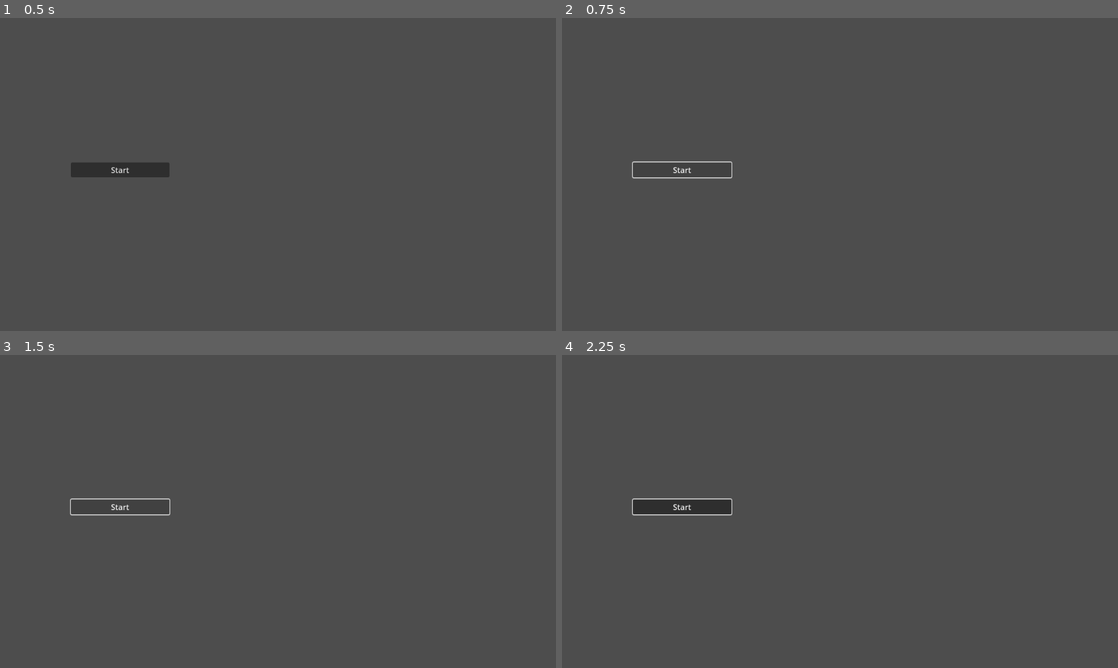
Above: before the commit, frames 1-4 (two rows, left to right).
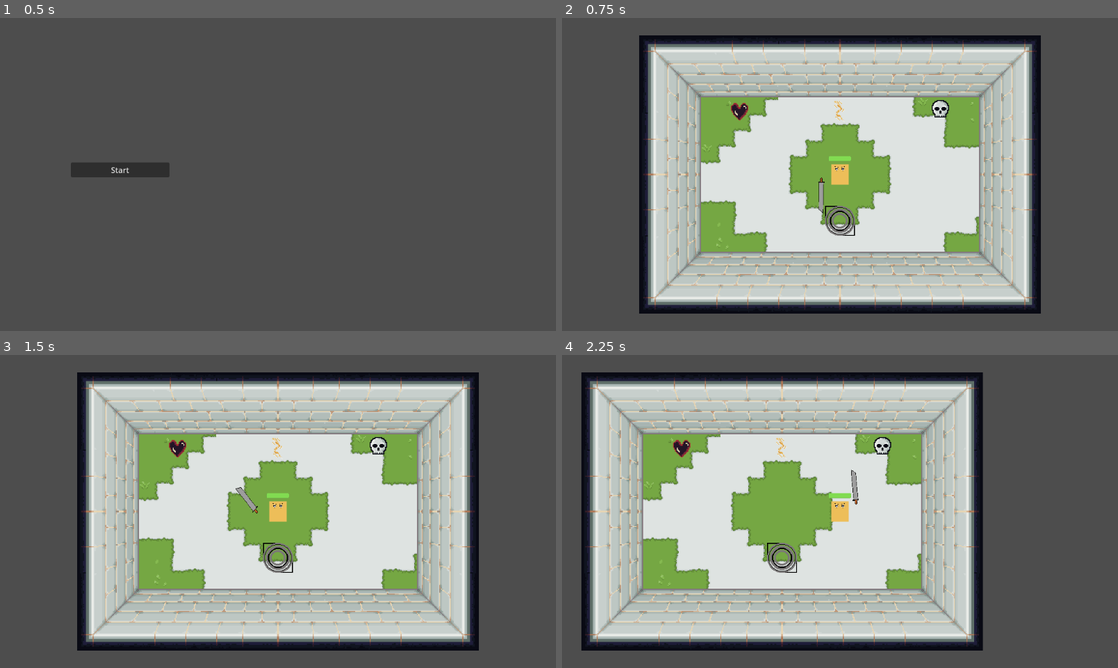
Above: after the commit, the same moments.

Repository: Filip22022/MazePrisoner
Game: Godot game, scene res://game.tscn
Two runs of this game, one before a commit and one after it. Both use one fixed random seed, a clock stepped at 60 frames per second and the inputs below.
Inputs (mouse positions are in pixels of both pictures, inside the frame that each line leads up to):
- Up to frame 1 (0.5 s): no input
- Up to frame 2 (0.75 s): click "Start" at 0.5 s
- Up to frame 3 (1.5 s): click (122, 508) at 1.25 s, where only the run before the commit has a clickable "Start"
- Up to frame 4 (2.25 s): tap Enter at 2 s; move the mouse to (962, 495) at 2.02 s; hold D (move_right) from 2.03 s (still down); hold E (Interact, bound only after the commit) from 2.03 s (still down)

Frame 1 is identical in both runs. In frame 2, 64% of the frame differs, in the area x 12-87%, y 5-95%; in frame 3, 64%; in frame 4, 64%.
Error before the commit: Parse Error: Identifier "GameState" not declared in the current scope. (res://scenes/SceneManager.gd:25)

Commit message:
fix conflicts

Diff:
--- a/autoloads/interaction_manager.gd
+++ b/autoloads/interaction_manager.gd
@@ -26,7 +26,7 @@
 	return distance1 < distance2
 
 func _input(event):
-	if event.is_action_pressed("interact") && can_interact:
+	if event.is_action_pressed("Interact") && can_interact:
 		if active_areas.size() > 0:
 			can_interact = false
 
--- a/project.godot
+++ b/project.godot
@@ -83,6 +83,8 @@
 Directions="*res://autoloads/directions.gd"
 PlayerInfo="*res://autoloads/player_info.gd"
 RoomBuilder="*res://autoloads/room_builder.gd"
+GameState="*res://autoloads/game_state.gd"
+InteractionManager="*res://autoloads/interaction_manager.gd"
 
 [display]
 
@@ -133,6 +135,11 @@
 "events": [Object(InputEventKey,"resource_local_to_scene":false,"resource_name":"","device":-1,"window_id":0,"alt_press …(182 unchanged characters)…
 ]
 }
+Interact={
+"deadzone": 0.5,
+"events": [Object(InputEventKey,"resource_local_to_scene":false,"resource_name":"","device":-1,"window_id":0,"alt_pressed":false,"shift_pressed":false,"ctrl_pressed":false,"meta_pressed":false,"pressed":false,"keycode":0,"physical_keycode":69,"key_label":0,"unicode":101,"echo":false,"script":null)
+]
+}
 
 [layer_names]
 
Not shown, added: gamDCE0.tmp
